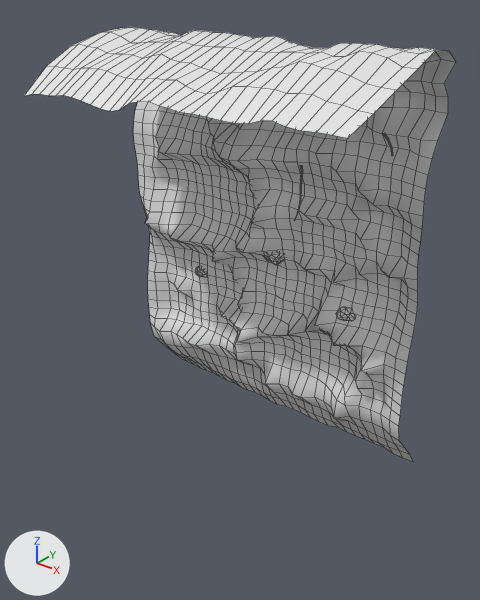
The FBX model Assets/ReSurvivor2/Blender/S7U_EarthBank_2m/S7U_EarthBank_2m.fbx, before and after one commit.
Camera for both pictures: a 50 mm lens placed at (2.23, -3.17, 2.68), pointed at (0.08, -0.49, 1.01). The axes (+X, +Y, +Z) are drawn at lower left. The lights are the same throughout. The picture after the commit comes second. Mesh edges are drawn as thin lines. Materials are left out; every surface is plain grey. Where no turn or scale is listed for an object, it has been applied to the vertices.

Before the edit, the objects in view are built like this:
```python
me_s7u_earthbank_2m_mesh = bpy.data.meshes.new('S7U_EarthBank_2m_mesh')
me_s7u_earthbank_2m_mesh.from_pydata(...)  # 1500 vertices, 1561 faces; spans x -1.0..1.0, y -1.02..0.12, z -0.07..2.42
# faces by material slot: [168, 1393]
me_s7u_earthbank_2m_mesh.materials.append(mat_s7u_woodcut)
me_s7u_earthbank_2m_mesh.materials.append(mat_s7u_bank)
ob_s7u_earthbank_2m = bpy.data.objects.new('S7U_EarthBank_2m', me_s7u_earthbank_2m_mesh)
ob_s7u_earthbank_2m.location = (0.0, 0.0, 0.0)
```
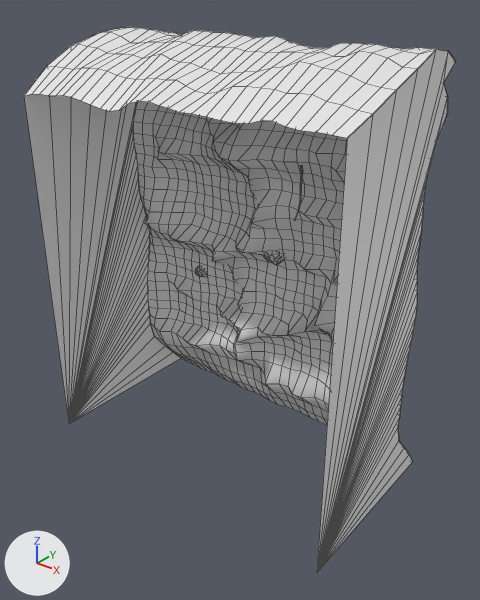
Where the change shows, as pixel boxes (x1, y1, x2, y2) in the pictures (480 x 600 px):
'S7U_EarthBank_2m', reshaped (25% taller)
    before: (24, 27, 456, 462)
    after: (24, 27, 456, 572)
part 1 of me_s7u_earthbank_2m_mesh, added
    after: (24, 94, 181, 424)
part 2 of me_s7u_earthbank_2m_mesh, added
    after: (317, 50, 456, 572)

The change, as a list of edits to the scene's bpy script:
```text
Change me_s7u_earthbank_2m_mesh:
    used by ob_s7u_earthbank_2m; location = (0.0, 0.0, 0.0)
    remove me_s7u_earthbank_2m_mesh.from_pydata(...)  # 1500 vertices, 1561 faces; spans x -1.0..1.0, y -1.02..0.12, z -0.07..2.42
    add me_s7u_earthbank_2m_mesh.from_pydata(...)  # 1578 vertices, 1635 faces; spans x -1.0..1.0, y -1.02..0.12, z -0.07..2.42
    me_s7u_earthbank_2m_mesh part 1: a new loose piece of 39 vertices spanning x -1.0, y -1.0..0.11, z -0.06..2.4
    me_s7u_earthbank_2m_mesh part 2: a new loose piece of 39 vertices spanning x 1.0, y -1.0..0.11, z -0.07..2.4
```
